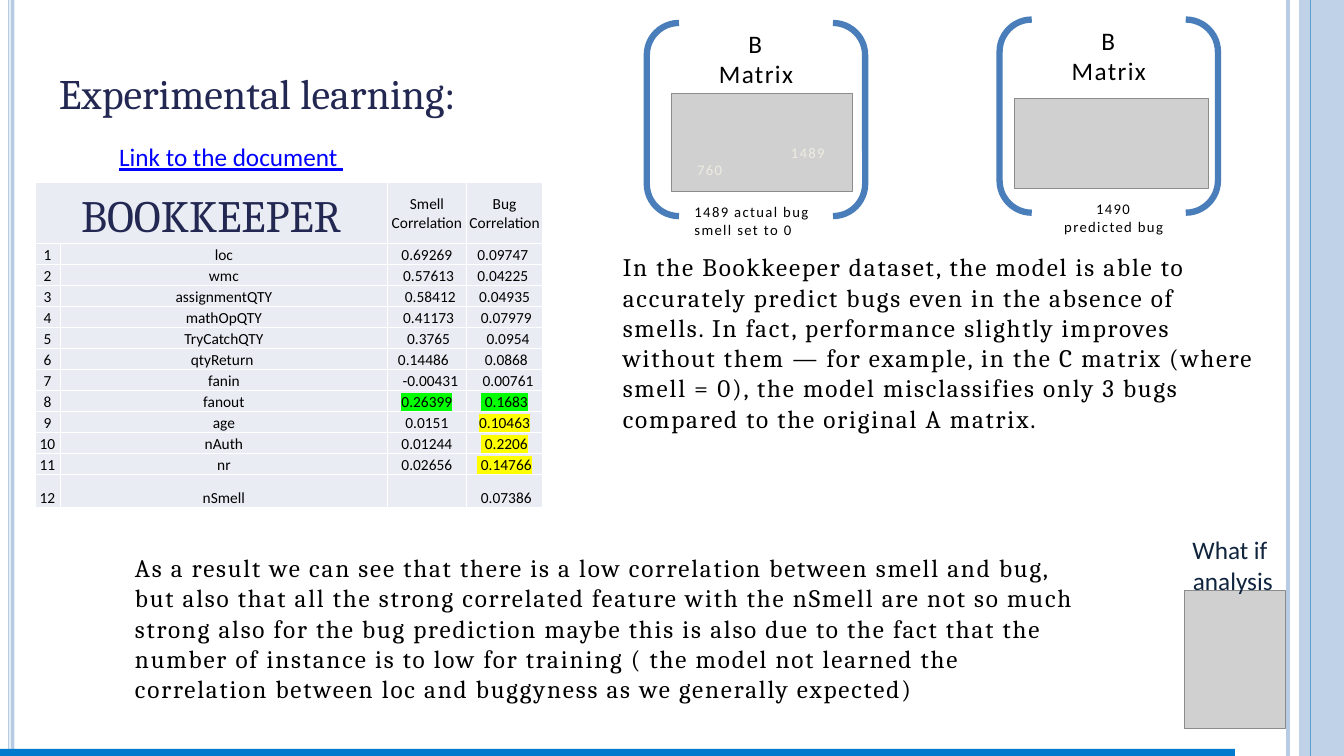
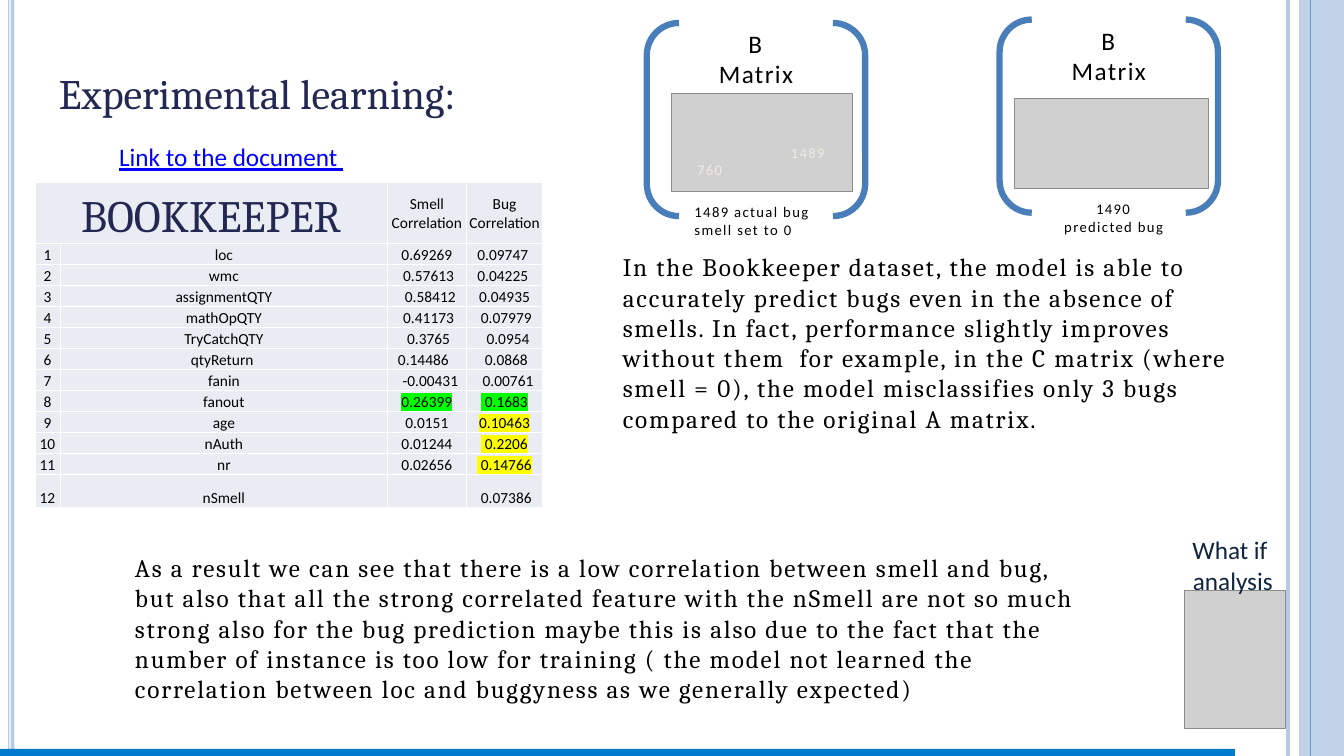
Before and after one commit to FrancescoAstolfiDev/progettoParteFalessi, a slide deck: slide 36 of My_Ispw2_Project_Falessi/report/report_astolfi.pptm (slide 34 before the commit). Drawn at 1344x756 pixels with LibreOffice and Linux fonts; fonts in the diff are those of the drawing; grey boxes stand for pictures. Boxes give left, top, right and bottom in pixels: in the first picture for what was removed or moved away, otherwise in the second. Text is boxed around its words. In the diff, an @@ line names an element or a change of style, - is before the commit and + after.

```diff
--- a/My_Ispw2_Project_Falessi/report/report_astolfi.pptm
+++ b/My_Ispw2_Project_Falessi/report/report_astolfi.pptm
@@ text at bbox=[623, 258, 1224, 434]: text changed @@
-  In the Bookkeeper dataset, the model is able to accurately predict bugs even in the absence of smells. In fact, performance slightly improves without them — for example, in the C matrix (where smell = 0), the model misclassifies only 3 bugs compared to the original A matrix.
+  In the Bookkeeper dataset, the model is able to accurately predict bugs even in the absence of smells. In fact, performance slightly improves without them for example, in the C matrix (where smell = 0), the model misclassifies only 3 bugs compared to the original A matrix.
@@ text at bbox=[135, 559, 1071, 704]: text changed @@
-  As a result we can see that there is a low correlation between smell and bug, but also that all the strong correlated feature with the nSmell are not so much strong also for the bug prediction maybe this is also due to the fact that the number of instance is to low for training ( the model not learned the correlation between loc and buggyness as we generally expected)
+  As a result we can see that there is a low correlation between smell and bug, but also that all the strong correlated feature with the nSmell are not so much strong also for the bug prediction maybe this is also due to the fact that the number of instance is too low for training ( the model not learned the correlation between loc and buggyness as we generally expected)
```
Also in this commit, not shown: 27 other slides changed, 2 slides added, 24 other files.
